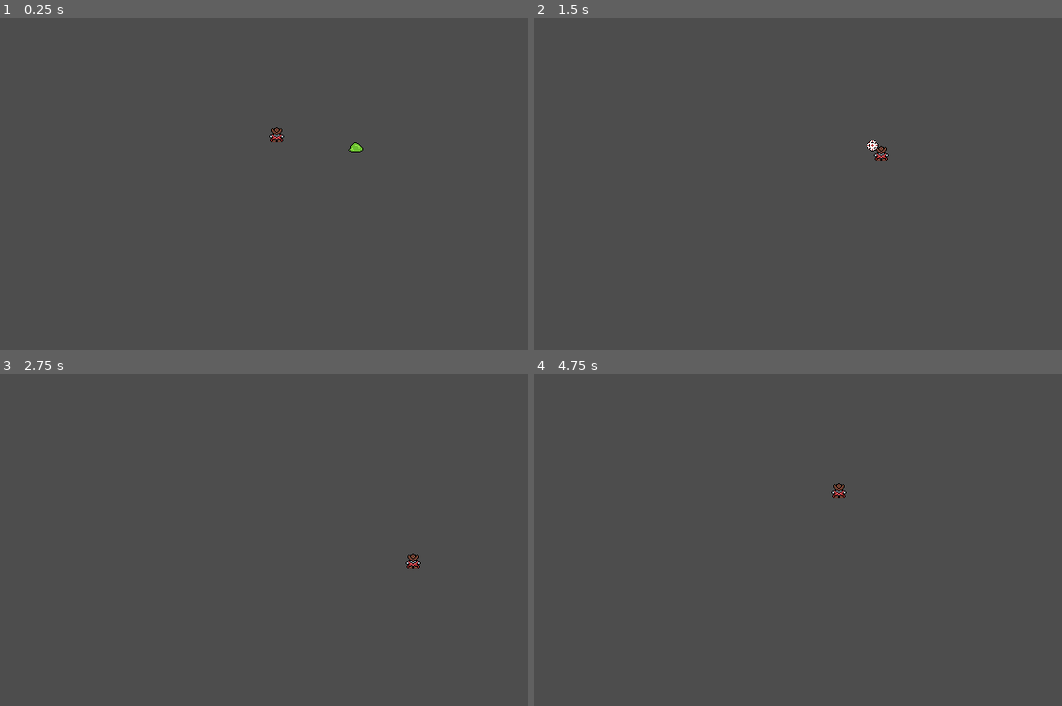
Above: before the commit, frames 1-4 (two rows, left to right).
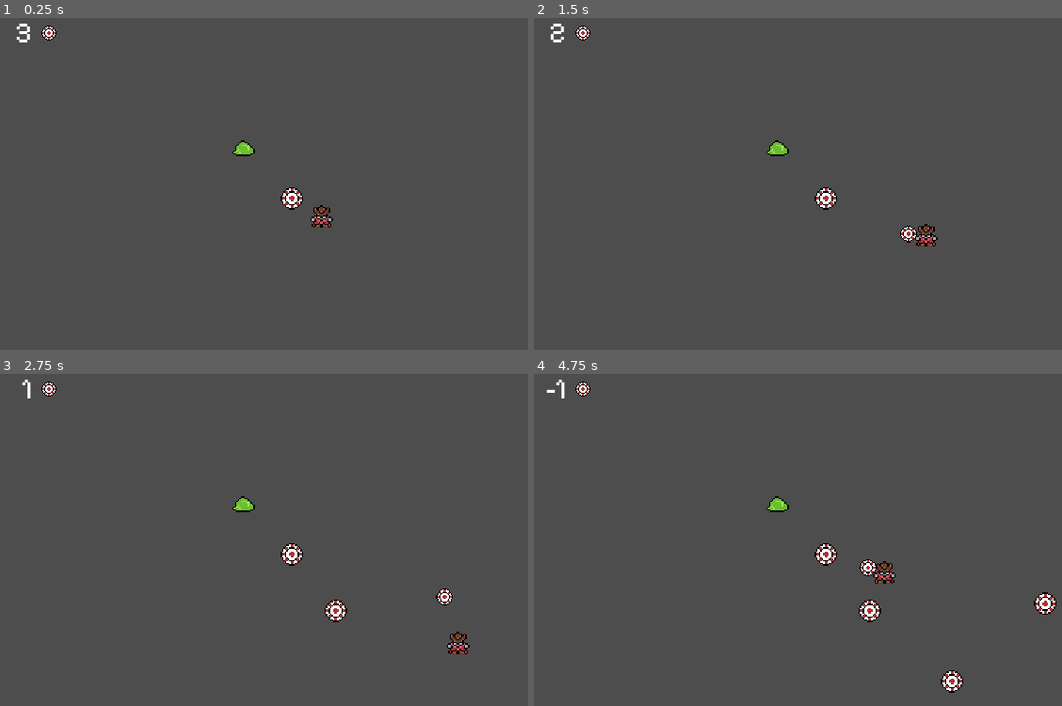
Above: after the commit, the same moments.

Repository: tkapa/risk-it
Game: Godot game, scene res://Scenes/main.tscn
The game is run twice, just before and just after one commit, with the same random seed, the same clock (stepped at 60 frames per second) and the same inputs.
Inputs (mouse positions are in pixels of both pictures, inside the frame that each line leads up to):
- Up to frame 1 (0.25 s): no input
- Up to frame 2 (1.5 s): tap Enter at 0.5 s; move the mouse to (940, 167) at 0.52 s; hold D (right) 0.53-1.28 s; tap Space (throw) at 0.6, 1.35 s; move the mouse to (687, 203) at 1.27 s; hold S (down) from 1.28 s (still down)
- Up to frame 3 (2.75 s): move the mouse to (332, 466) at 2.02 s; release S (down) at 2.03 s; hold D (right) from 2.03 s (still down); tap Space (throw) at 2.1 s
- Up to frame 4 (4.75 s): move the mouse to (776, 609) at 2.77 s; release D (right) at 2.78 s; hold W (up) 2.78-3.53 s; tap Space (throw) at 2.85, 3.6, 4.35 s; move the mouse to (988, 593) at 3.52 s; hold A (left) from 3.53 s (still down); move the mouse to (629, 490) at 4.27 s

The runs differ from the first frame. In frame 1, 0.9% of the frame differs, in the area x 3-69%, y 1-64%; in frame 2, 1.0%; in frame 3, 1.1%; in frame 4, 1.6%, in the area x 2-99%, y 1-97%.

Commit message:
Chip Pickups. Player HP.

Diff:
--- a/Components/HealthComponent/health_component.gd
+++ b/Components/HealthComponent/health_component.gd
@@ -1,32 +1,19 @@
 class_name HealthComponent extends Node
 
 signal on_death
-signal health_updated(new_current_health: int, new_max_health: int)
+signal health_updated(new_current_health: int, previous_health: int)
 
-var max_health : int = 0
 var current_health : int
 
 func init(_starting_health: int):
-	set_max_health(_starting_health)
-
-func set_max_health(new_max_health: int):
-	var max_health_diff = new_max_health - max_health
-	max_health = new_max_health
-
-	if max_health_diff > 0:
-		current_health += max_health_diff
-	else:
-		current_health = max_health
-
-	if current_health <= 0:
-		on_death.emit()
-	else:
-		health_updated.emit(current_health, max_health)
+	current_health = _starting_health
+	health_updated.emit(current_health, current_health)
 
 func take_damage(attack: Attack):
+	var previous : int = current_health
 	current_health -= attack.damage
 
 	if current_health <= 0:
 		on_death.emit()
 
-	health_updated.emit(current_health, max_health)
+	health_updated.emit(current_health, previous)
--- a/Entities/Attacks/Chip.tscn
+++ b/Entities/Attacks/Chip.tscn
@@ -1,8 +1,9 @@
-[gd_scene load_steps=6 format=3 uid="uid://dwc55pdsak3ok"]
+[gd_scene load_steps=7 format=3 uid="uid://dwc55pdsak3ok"]
 
-[ext_resource type="Script" uid="uid://6ixyl6p88bn7" path="res://Entities/Attacks/chip.gd" id="1_3ngcf"]
-[ext_resource type="Texture2D" uid="uid://ck8qoaq0tqrto" path="res://Assets/Chips/Chip-1.png" id="1_8f2d6"]
-[ext_resource type="PackedScene" uid="uid://c4o66nlqmj07u" path="res://Components/HitboxComponent/HitboxComponent.tscn" id="2_kkoj0"]
+[ext_resource type="Script" uid="uid://6ixyl6p88bn7" path="res://Entities/Attacks/chip.gd" id="1_oqvyq"]
+[ext_resource type="Texture2D" uid="uid://ck8qoaq0tqrto" path="res://Assets/Chips/Chip-1.png" id="2_ih3yp"]
+[ext_resource type="PackedScene" uid="uid://bmj1phiqd4ot5" path="res://Entities/Pickups/Chip/chip_pickup.tscn" id="2_y4kt8"]
+[ext_resource type="PackedScene" uid="uid://c4o66nlqmj07u" path="res://Components/HitboxComponent/HitboxComponent.tscn" id="3_y4kt8"]
 
 [sub_resource type="CircleShape2D" id="CircleShape2D_u6qvb"]
 
@@ -13,16 +14,17 @@
 collision_layer = 0
 collision_mask = 0
 motion_mode = 1
-script = ExtResource("1_3ngcf")
+script = ExtResource("1_oqvyq")
+chip_pickup = ExtResource("2_y4kt8")
 
 [node name="CollisionShape2D" type="CollisionShape2D" parent="."]
 visible = false
 shape = SubResource("CircleShape2D_u6qvb")
 
 [node name="Sprite2D" type="Sprite2D" parent="."]
-texture = ExtResource("1_8f2d6")
+texture = ExtResource("2_ih3yp")
 
-[node name="HitboxComponent" parent="." instance=ExtResource("2_kkoj0")]
+[node name="HitboxComponent" parent="." instance=ExtResource("3_y4kt8")]
 collision_layer = 2
 damage = 1
 
--- a/Entities/Attacks/chip.gd
+++ b/Entities/Attacks/chip.gd
@@ -1,9 +1,11 @@
 class_name Chip extends CharacterBody2D
+
+@export var chip_pickup : PackedScene
 
 var direction : Vector2 = Vector2.UP
 var move_speed : int = 100
 
-var _speed_decay : int = 5
+@export var speed_decay : int = 5
 
 func init(_move_speed: int, _direction: Vector2):
 	direction = _direction
@@ -13,6 +15,12 @@
 	velocity = direction * move_speed
 	move_and_slide()
 
-	move_speed -= _speed_decay
+	move_speed -= speed_decay
 	if move_speed < 0:
-		queue_free()
+		_on_cleanup()
+
+func _on_cleanup():
+	var chip_pickup : PickupBase = chip_pickup.instantiate()
+	chip_pickup.position = position
+	add_sibling(chip_pickup)
+	queue_free()
--- /dev/null
+++ b/Entities/Pickups/Chip/chip_pickup.gd
@@ -0,0 +1,8 @@
+extends PickupBase
+
+@export var chip_value := 1
+
+func _on_pickup(player: Player):
+	var attack := Attack.new()
+	attack.damage = -chip_value
+	player.health.take_damage(attack)
--- /dev/null
+++ b/Entities/Pickups/Chip/chip_pickup.tscn
@@ -0,0 +1,15 @@
+[gd_scene load_steps=4 format=3 uid="uid://bmj1phiqd4ot5"]
+
+[ext_resource type="Script" uid="uid://hmyb5roy3r0m" path="res://Entities/Pickups/Chip/chip_pickup.gd" id="1_od2xt"]
+[ext_resource type="Texture2D" uid="uid://ck8qoaq0tqrto" path="res://Assets/Chips/Chip-1.png" id="1_s27tg"]
+
+[sub_resource type="CircleShape2D" id="CircleShape2D_v8hte"]
+
+[node name="ChipPickup" type="Area2D"]
+script = ExtResource("1_od2xt")
+
+[node name="CollisionShape2D" type="CollisionShape2D" parent="."]
+shape = SubResource("CircleShape2D_v8hte")
+
+[node name="Sprite2D" type="Sprite2D" parent="."]
+texture = ExtResource("1_s27tg")
--- /dev/null
+++ b/Entities/Pickups/pickup.gd
@@ -0,0 +1,13 @@
+class_name PickupBase extends Area2D
+
+func _init():
+	self.body_entered.connect(_on_player_enter)
+
+func _on_player_enter(body: Player):
+	_on_pickup(body)
+	queue_free()
+	pass
+
+func _on_pickup(player: Player):
+	print("Player Picked Me Up!")
+	pass
--- a/Entities/Player/player.gd
+++ b/Entities/Player/player.gd
@@ -9,7 +9,7 @@
 
 @export_category("Combat Variables")
 @export var base_chip : PackedScene
-@export var base_throw_strength : int = 100
+@export var base_throw_strength : int = 200
 
 var _cursor_dir : Vector2
 
@@ -33,7 +33,8 @@
 	add_sibling(chip)
 
 	var attack : Attack = Attack.new()
-	health.set_max_health(health.max_health - 1)
+	attack.damage = 1
+	health.take_damage(attack)
 
 func _physics_process(delta):
 	var input_vector = _get_movement()
@@ -46,8 +47,10 @@
 
 	return Vector2(x, y)
 
-func _on_health_component_health_updated(new_current_health: int, new_max_health: int):
-	print("Health Updated: Curr: ", new_current_health, " Max: ", new_max_health)
+func _on_health_component_health_updated(new_current_health: int, previous_health: int):
+	print("Health Updated: Curr: ", new_current_health, " Previous: ", previous_health)
+	SignalBus.player_health_updated.emit(new_current_health, previous_health)
 
 func _on_health_component_on_death():
 	print("Player Died!")
+	SignalBus.player_died.emit()
--- a/Entities/Player/player.tscn
+++ b/Entities/Player/player.tscn
@@ -2,7 +2,7 @@
 
 [ext_resource type="Script" uid="uid://dr3m7nqqapjrg" path="res://Entities/Player/player.gd" id="1_3uyv8"]
 [ext_resource type="Texture2D" uid="uid://drdrg20bydfg8" path="res://Assets/Player/Risk.png" id="1_mv1ah"]
-[ext_resource type="PackedScene" uid="uid://dwc55pdsak3ok" path="res://Entities/Attacks/Chip.tscn" id="2_5c2io"]
+[ext_resource type="PackedScene" uid="uid://dwc55pdsak3ok" path="res://Entities/Attacks/chip.tscn" id="2_5c2io"]
 [ext_resource type="PackedScene" uid="uid://g8lh65rii5n" path="res://Components/HealthComponent/HealthComponent.tscn" id="3_lu8i8"]
 [ext_resource type="PackedScene" uid="uid://dcdqr53wunobp" path="res://Components/HurtboxComponent/HurtboxComponent.tscn" id="4_tekja"]
 
--- /dev/null
+++ b/Resources/Themes/default_ui.tres
@@ -0,0 +1,7 @@
+[gd_resource type="Theme" load_steps=2 format=3 uid="uid://c8sqrg1dqvo5y"]
+
+[ext_resource type="FontFile" uid="uid://bpsnlggxucrud" path="res://Assets/UI/Pixelify.ttf" id="1_n3ca0"]
+
+[resource]
+default_font = ExtResource("1_n3ca0")
+default_font_size = 30
--- /dev/null
+++ b/Scenes/UI/hud.tscn
@@ -0,0 +1,9 @@
+[gd_scene format=3 uid="uid://btsvr8gtg5mvm"]
+
+[node name="Hud" type="Control"]
+layout_mode = 3
+anchors_preset = 15
+anchor_right = 1.0
+anchor_bottom = 1.0
+grow_horizontal = 2
+grow_vertical = 2
--- /dev/null
+++ b/Scenes/UI/player_hp.gd
@@ -0,0 +1,9 @@
+class_name PlayerHPUI extends HBoxContainer
+
+@onready var hp_label : Label = $Label
+
+func _init():
+	SignalBus.player_health_updated.connect(_on_player_health_updated)
+
+func _on_player_health_updated(new_current: int, previous_health : int):
+	hp_label.text = str(new_current)
--- /dev/null
+++ b/Scenes/UI/player_hp.tscn
@@ -0,0 +1,36 @@
+[gd_scene load_steps=4 format=3 uid="uid://se3rgu7umfgo"]
+
+[ext_resource type="Theme" uid="uid://c8sqrg1dqvo5y" path="res://Resources/Themes/default_ui.tres" id="1_ayxky"]
+[ext_resource type="Texture2D" uid="uid://ck8qoaq0tqrto" path="res://Assets/Chips/Chip-1.png" id="1_capmd"]
+[ext_resource type="Script" uid="uid://d3wqybxbahvkm" path="res://Scenes/UI/player_hp.gd" id="2_7javd"]
+
+[node name="PlayerHp" type="HBoxContainer"]
+anchors_preset = 8
+anchor_left = 0.5
+anchor_top = 0.5
+anchor_right = 0.5
+anchor_bottom = 0.5
+offset_left = -44.5
+offset_top = -18.5
+offset_right = 44.5
+offset_bottom = 18.5
+grow_horizontal = 2
+grow_vertical = 2
+size_flags_horizontal = 0
+size_flags_vertical = 0
+theme = ExtResource("1_ayxky")
+theme_override_constants/separation = 10
+alignment = 2
+script = ExtResource("2_7javd")
+
+[node name="Label" type="Label" parent="."]
+layout_mode = 2
+size_flags_horizontal = 4
+text = "0"
+
+[node name="HPIcon" type="TextureRect" parent="."]
+layout_mode = 2
+size_flags_horizontal = 4
+size_flags_vertical = 4
+texture = ExtResource("1_capmd")
+stretch_mode = 2
--- a/Scenes/main.tscn
+++ b/Scenes/main.tscn
@@ -1,14 +1,42 @@
-[gd_scene load_steps=3 format=3 uid="uid://dkck2sgtuhhhm"]
+[gd_scene load_steps=5 format=3 uid="uid://dkck2sgtuhhhm"]
 
 [ext_resource type="PackedScene" uid="uid://ddgefhw6ojm16" path="res://Entities/Player/player.tscn" id="1_jjgbg"]
 [ext_resource type="PackedScene" uid="uid://dv5mjtjnmmlae" path="res://Entities/Enemies/enemy.tscn" id="3_8gbba"]
+[ext_resource type="PackedScene" uid="uid://se3rgu7umfgo" path="res://Scenes/UI/player_hp.tscn" id="3_jjvhh"]
+[ext_resource type="PackedScene" uid="uid://bmj1phiqd4ot5" path="res://Entities/Pickups/Chip/chip_pickup.tscn" id="4_jjvhh"]
 
 [node name="Main" type="Node"]
 
+[node name="HUD" type="Control" parent="."]
+layout_mode = 3
+anchors_preset = 15
+anchor_right = 1.0
+anchor_bottom = 1.0
+grow_horizontal = 2
+grow_vertical = 2
+
+[node name="PlayerHp" parent="HUD" instance=ExtResource("3_jjvhh")]
+layout_mode = 0
+anchors_preset = 0
+anchor_left = 0.0
+anchor_top = 0.0
+anchor_right = 0.0
+anchor_bottom = 0.0
+offset_left = 0.0
+offset_top = 0.0
+offset_right = 89.0
+offset_bottom = 37.0
+grow_horizontal = 1
+grow_vertical = 1
+
 [node name="GameArea" type="Node2D" parent="."]
+scale = Vector2(1.5, 1.5)
 
 [node name="Player" parent="GameArea" instance=ExtResource("1_jjgbg")]
-position = Vector2(323, 126)
+position = Vector2(247.333, 142)
 
 [node name="Enemy" parent="GameArea" instance=ExtResource("3_8gbba")]
-position = Vector2(407, 137)
+position = Vector2(192, 91.3333)
+
+[node name="ChipPickup" parent="GameArea" instance=ExtResource("4_jjvhh")]
+position = Vector2(226, 129.333)
--- a/Scripts/signal_bus.gd
+++ b/Scripts/signal_bus.gd
@@ -1,3 +1,4 @@
 extends Node
 
 signal player_died
+signal player_health_updated(new_current_health: int, new_max_health: int)
Binary file added: Assets/UI/Pixelify.ttf
Not shown, added: Assets/UI/Pixelify.ttf.import
Not shown, added: Entities/Pickups/Chip/chip_pickup.gd.uid
Not shown, added: Entities/Pickups/pickup.gd.uid
Not shown, added: Scenes/UI/player_hp.gd.uid
